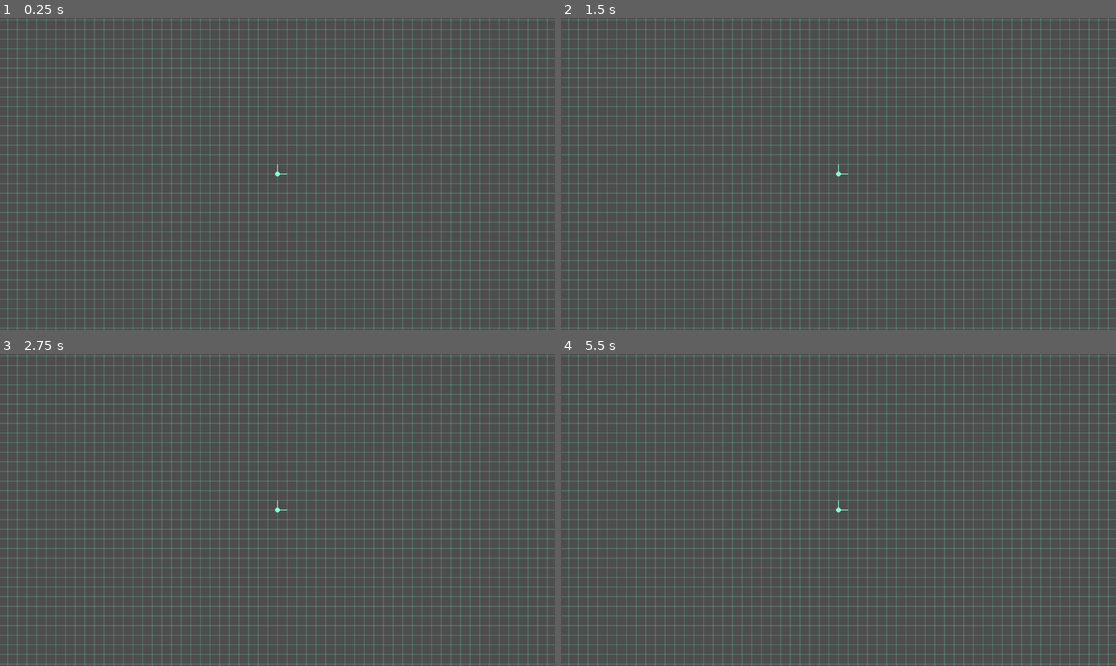
Above: before the commit, frames 1-4 (two rows, left to right).
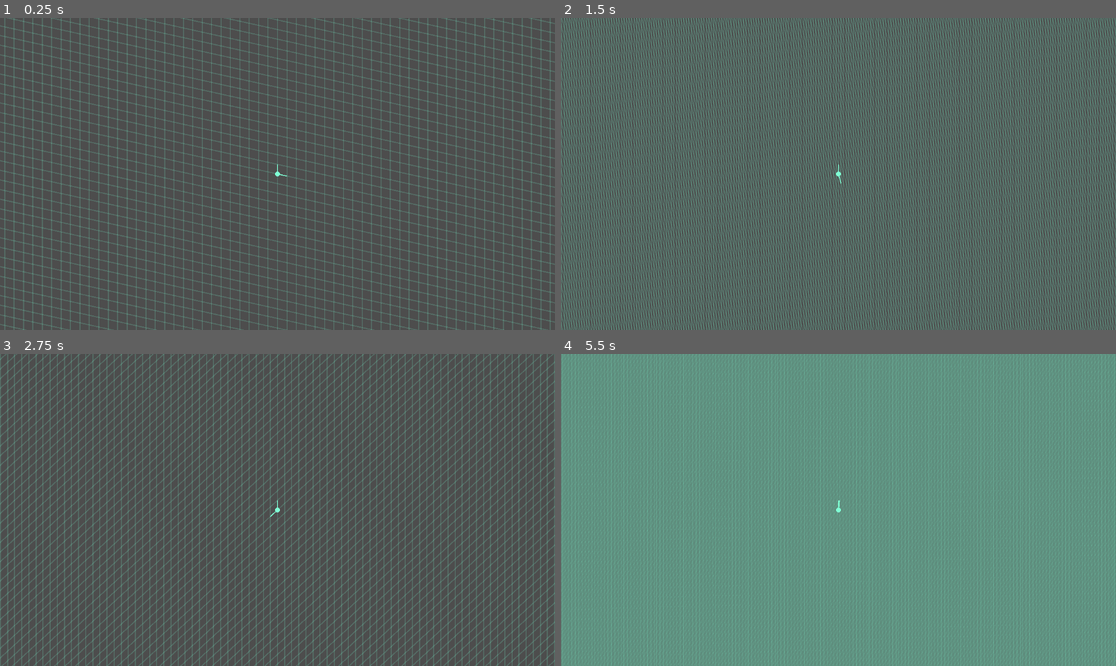
Above: after the commit, the same moments.

Repository: Hunkytunk/mathy
Game: Godot game, scene res://grid.tscn
Two runs of this game, one before a commit and one after it. Both use one fixed random seed, a clock stepped at 60 frames per second and the inputs below.
Inputs:
- Up to frame 1 (0.25 s): no input
- Up to frame 2 (1.5 s): no input
- Up to frame 3 (2.75 s): no input
- Up to frame 4 (5.5 s): no input

The runs differ from the first frame. In frame 1, 24% of the frame differs, in the area x 0-100%, y 0-100%; in frame 2, 50%; in frame 3, 27%; in frame 4, 99%.

Commit message:
Add rotation

Diff:
--- a/grid.gd
+++ b/grid.gd
@@ -9,11 +9,22 @@
 var color = Color.AQUAMARINE
 var color_weak = Color(color, 0.2)
 
+var rotation_matrix = Matrix2D.new()
 func _ready() -> void:
+	var theta = PI/(36*6)
+	rotation_matrix.set_arr_vec(Vector2(cos(theta), sin(theta)), Vector2(-sin(theta), cos(theta)))
 	u_basis.set_arr_vec(Vector2(20, 0), Vector2(0, -20))
 	u_basis_inv = u_basis.inverse()
 	if center_origo:
 		origo = Vector2(floor(get_viewport_rect().size.x/2), floor(get_viewport_rect().size.y/2))
+
+
+func _process(delta):
+	var c1 = u_basis.get_col(0)
+	c1 = rotation_matrix.mult_vec(c1)
+	u_basis.set_arr_vec(c1, u_basis.get_col(1))
+	u_basis_inv = u_basis.inverse()
+	queue_redraw()
 
 func global_to_u(point: Vector2) -> Vector2:
 	var op = point-origo
@@ -58,7 +69,3 @@
 	for i in range(size_u.y*2-1):
 		pos += u_basis.get_col(1)
 		draw_line(u_to_px(pos-size_u.x*u_basis.get_col(0)), u_to_px(pos+size_u.x*u_basis.get_col(0)), color_weak, line_thickness)
-#
-	print(screen_size_u)
-	print(size_u.x)
-	print(size_u.y)
--- a/math/matrix_2d.gd
+++ b/math/matrix_2d.gd
@@ -34,6 +34,8 @@
 
 func inverse() -> Matrix2D:
 	var result: Matrix2D = Matrix2D.new()
+	if abs(at(0,0)*at(1,1)-at(1,0)*at(0,1)) < 0.1:
+		return result
 	var fac: float = 1/(at(0,0)*at(1,1)-at(1,0)*at(0,1))
 	result.insert(0,0, fac*at(1,1))
 	result.insert(0,1, -fac*at(0,1))
